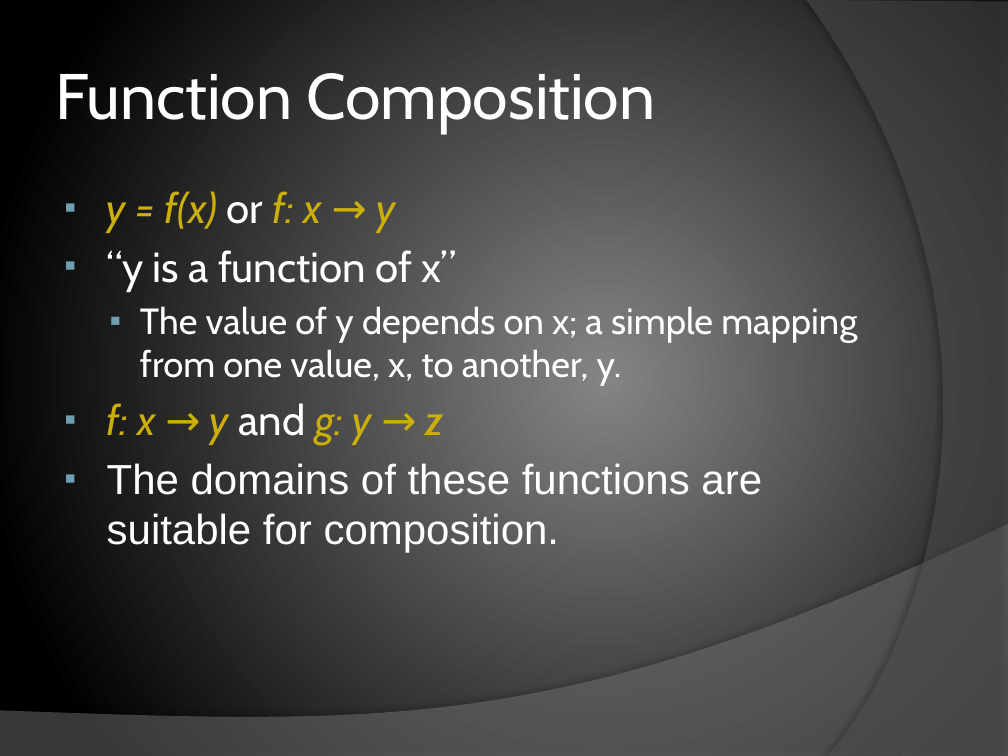
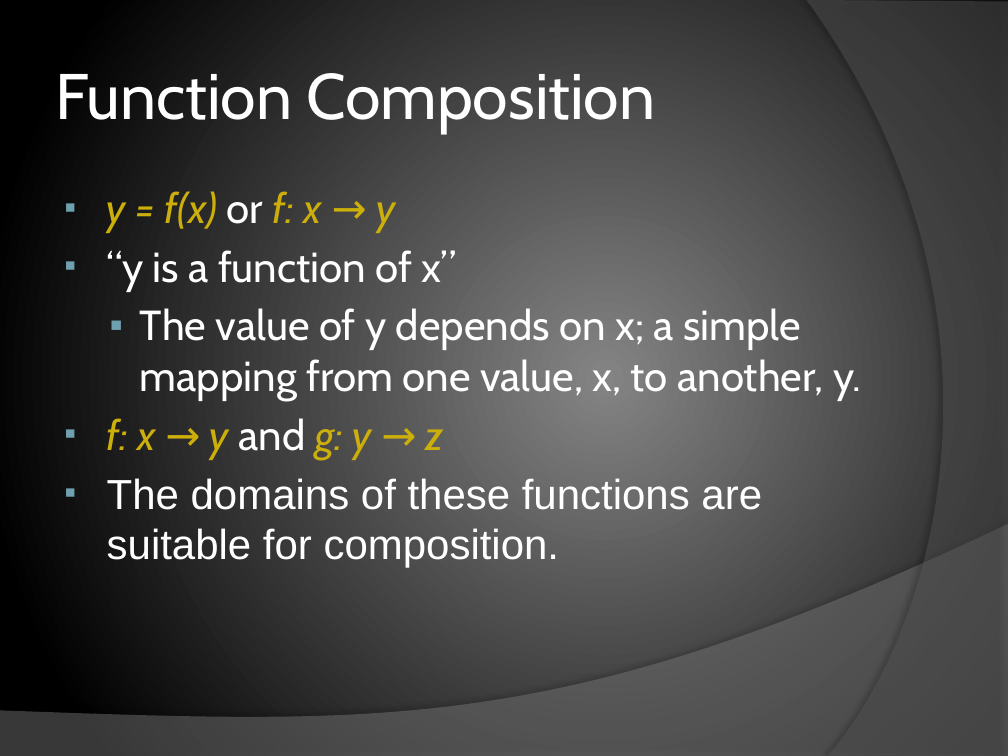
Before and after one commit to chrislewis/JaxFunc_0_ImperativelyFunctional, a slide deck: slide 20 of JaxFunc.pptx (slide 17 before the commit). Drawn at 1008x756 pixels with LibreOffice and Linux fonts; fonts in the diff are those of the drawing. Boxes give left, top, right and bottom in pixels: in the first picture for what was removed or moved away, otherwise in the second. Text is boxed around its words. In the diff, an @@ line names an element or a change of style, - is before the commit and + after.

```diff
--- a/JaxFunc.pptx
+++ b/JaxFunc.pptx
@@ text at box(140, 308, 861, 401): size 26 to 30 pt in "The value of y depends on x; ..." @@
```
Also in this commit, not shown: 7 other slides changed, 4 slides added.
